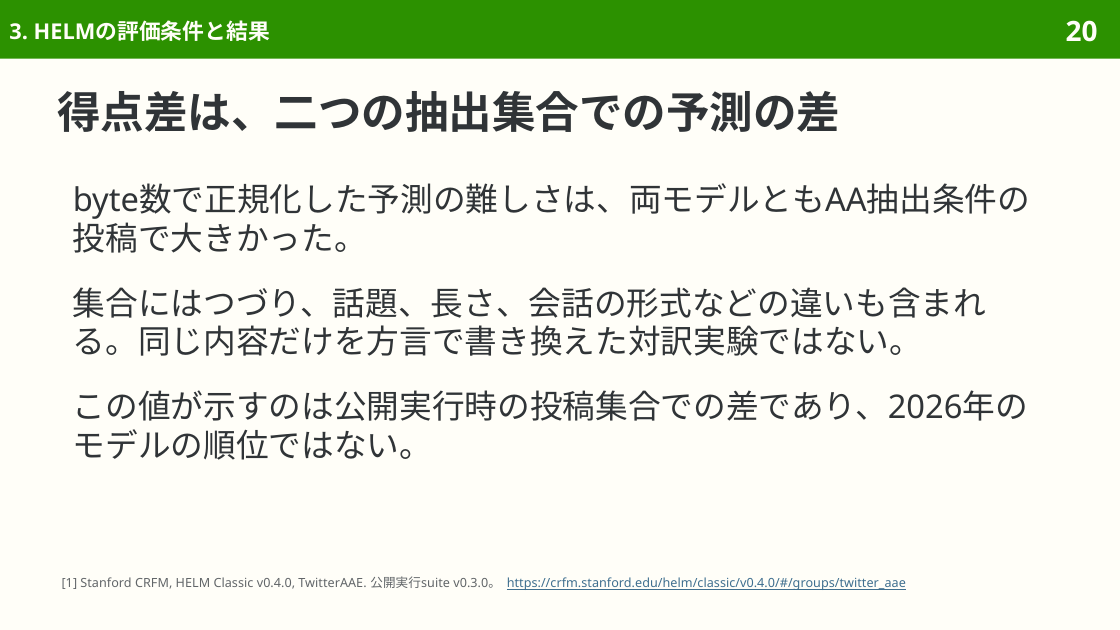
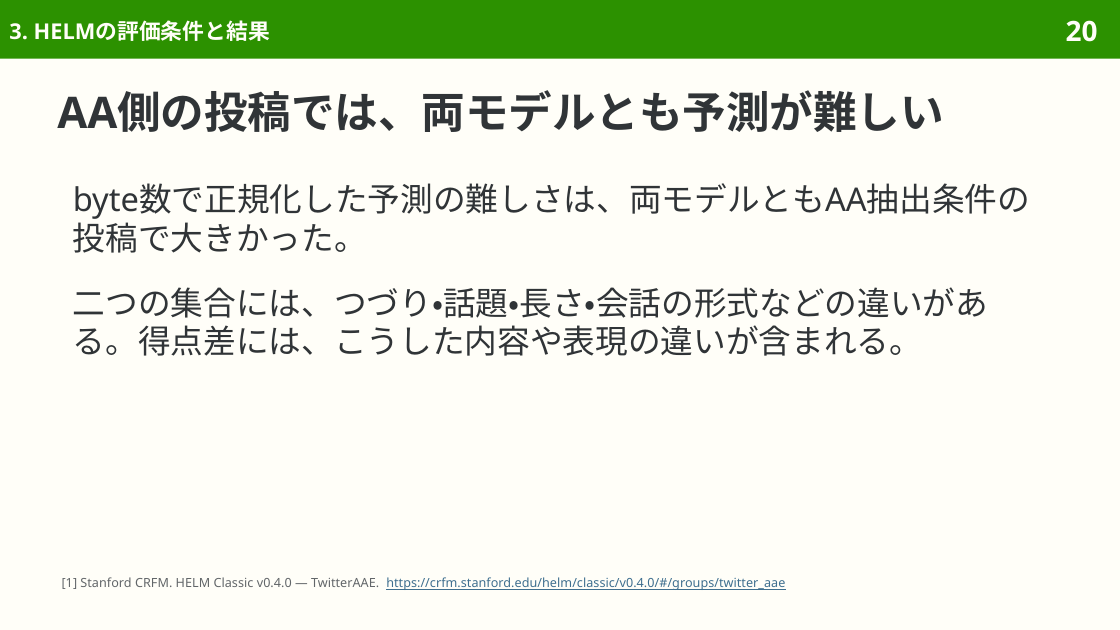
Before and after one commit to sasakiy84/datasets-in-10-minutes, a slide deck: slide 20 of slides/datasets-in-10-minutes-twitter-aae.pptx. Drawn at 1120x630 pixels with LibreOffice and Linux fonts; fonts in the diff are those of the drawing. Boxes give left, top, right and bottom in pixels: in the first picture for what was removed or moved away, otherwise in the second. Text is boxed around its words. In the diff, an @@ line names an element or a change of style, - is before the commit and + after.

Commit message:
Explain TwitterAAE selection and evaluation in natural Japanese

```diff
--- a/slides/datasets-in-10-minutes-twitter-aae.pptx
+++ b/slides/datasets-in-10-minutes-twitter-aae.pptx
@@ title at <box>57,90,943,132</box>: text changed @@
-得点差は、二つの抽出集合での予測の差
+AA側の投稿では、両モデルとも予測が難しい
@@ text at <box>73,287,988,356</box>: text changed @@
-集合にはつづり、話題、長さ、会話の形式などの違いも含まれる。同じ内容だけを方言で書き換えた対訳実験ではない。
+二つの集合には、つづり・話題・長さ・会話の形式などの違いがある。得点差には、こうした内容や表現の違いが含まれる。
@@ text removed at <box>73,390,1028,460</box> @@
-この値が示すのは公開実行時の投稿集合での差であり、2026年のモデルの順位ではない。
@@ text at <box>62,577,785,590</box>: text changed @@
-[1] Stanford CRFM, HELM Classic v0.4.0, TwitterAAE. 公開実行suite v0.3.0。 https://crfm.stanford.edu/helm/classic/v0.4.0/#/groups/twitter_aae
+[1] Stanford CRFM. HELM Classic v0.4.0 — TwitterAAE. https://crfm.stanford.edu/helm/classic/v0.4.0/#/groups/twitter_aae
```
Also in this commit, not shown: 36 other slides changed, 1 slide removed, 34 other files.
